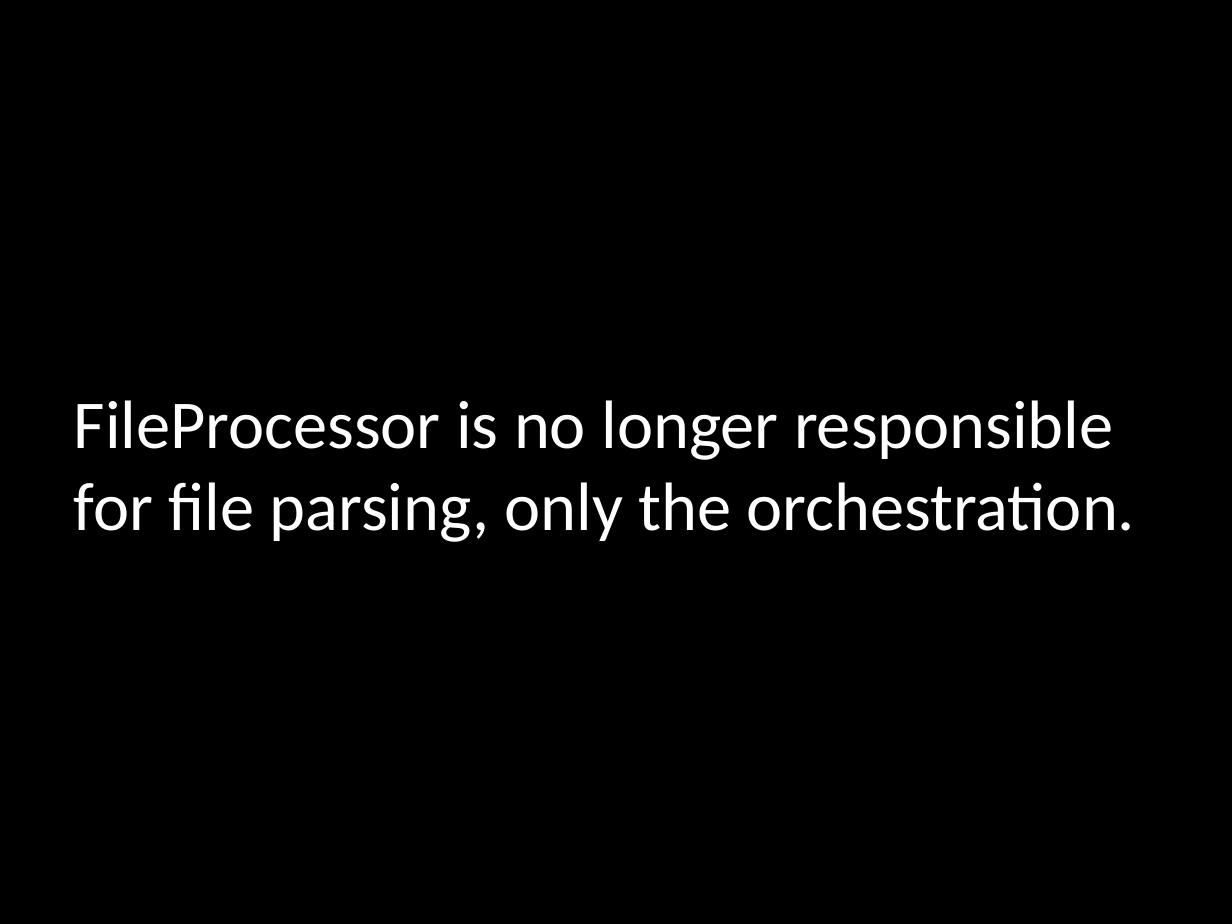
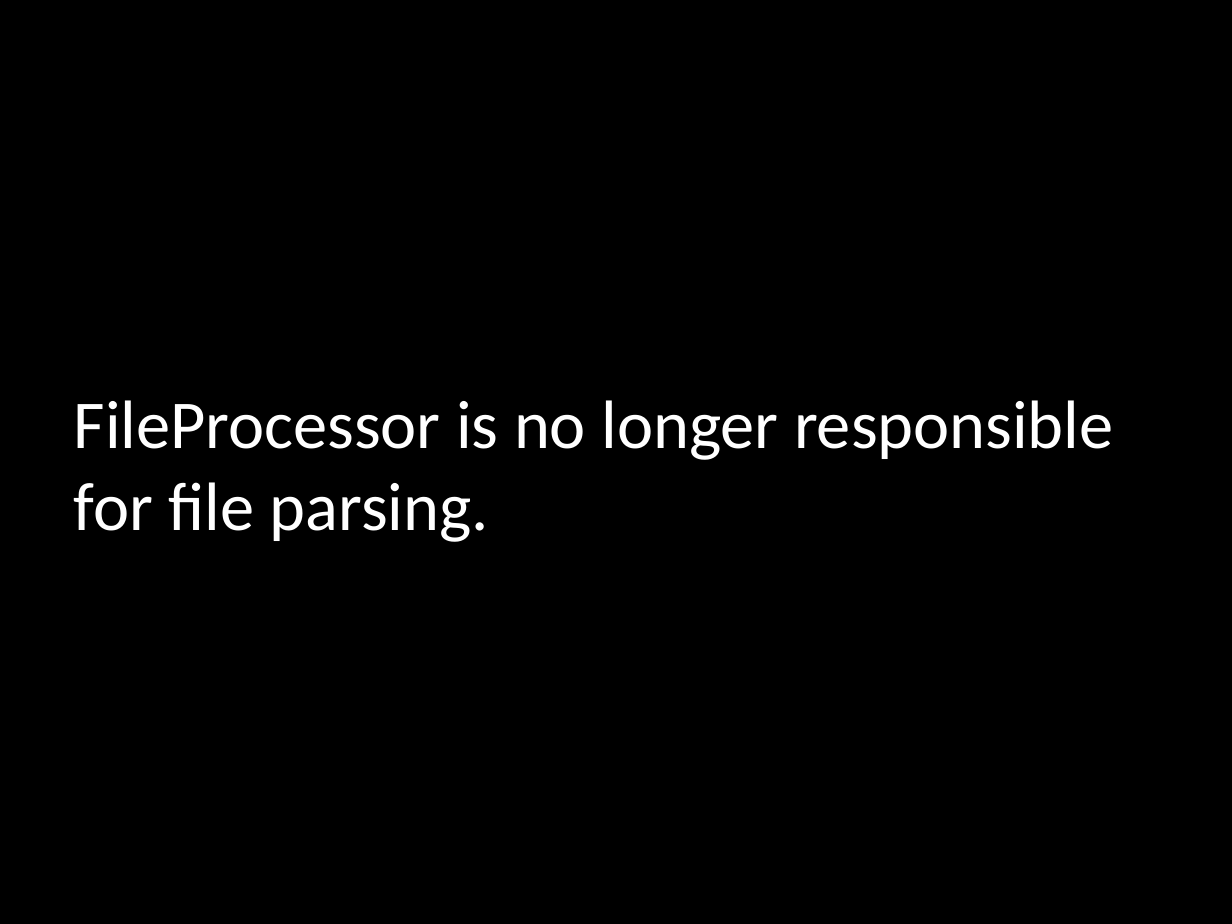
Before and after one commit to mikegehard/Better-Ruby-Through-Design-Principles, a slide deck: slide 18 of BetterRubyThroughDesignPatterns.pptx. Drawn at 1232x924 pixels with LibreOffice and Linux fonts; fonts in the diff are those of the drawing. Boxes give left, top, right and bottom in pixels: in the first picture for what was removed or moved away, otherwise in the second. Text is boxed around its words. In the diff, an @@ line names an element or a change of style, - is before the commit and + after.

Commit message:
Small tweaks.

```diff
--- a/BetterRubyThroughDesignPatterns.pptx
+++ b/BetterRubyThroughDesignPatterns.pptx
@@ text at bbox=[74, 400, 1114, 542]: text changed @@
-FileProcessor is no longer responsible for file parsing, only the orchestration.
+FileProcessor is no longer responsible for file parsing.
```
Also in this commit, not shown: 7 other slides changed, 1 slide added, 1 slide removed.
